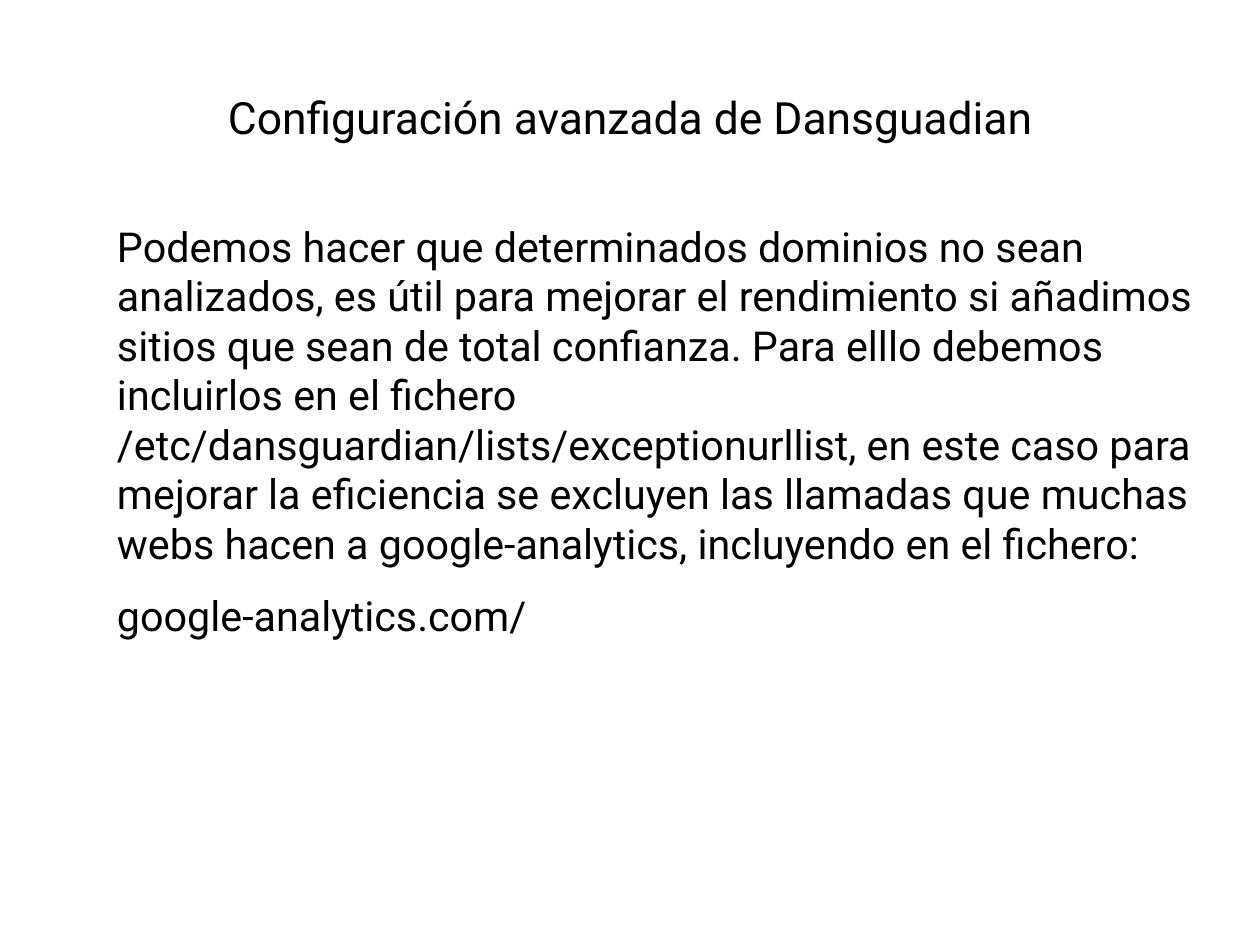
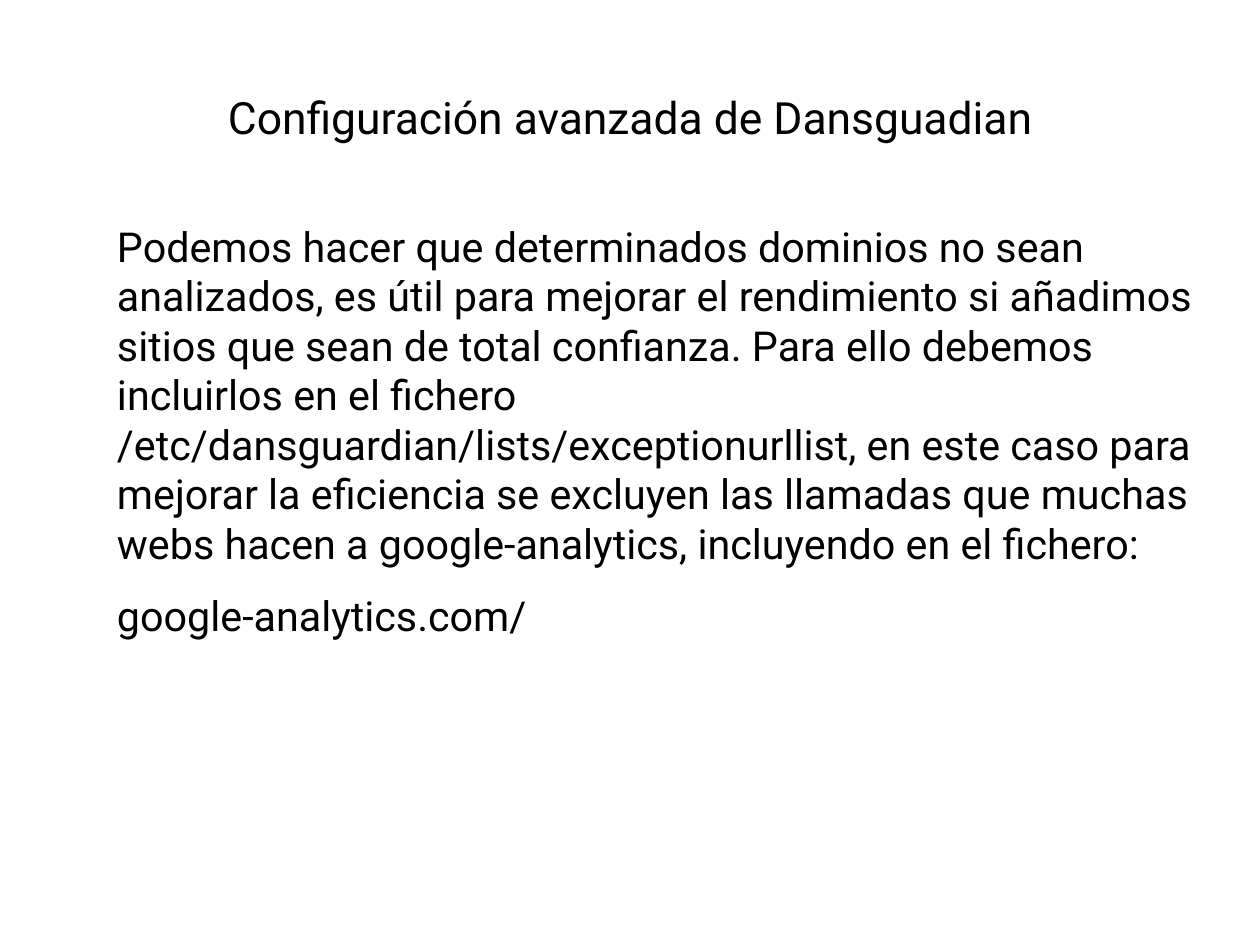
Before and after one commit to robertord/Ecoraee, a slide deck: slide 91 of Presentaciones/PresentacionApliance.odp. Drawn at 1260x945 pixels with LibreOffice and Linux fonts; fonts in the diff are those of the drawing; background and template pictures are left out. Boxes give left, top, right and bottom in pixels: in the first picture for what was removed or moved away, otherwise in the second. Text is boxed around its words. In the diff, an @@ line names an element or a change of style, - is before the commit and + after.

```diff
--- a/Presentaciones/PresentacionApliance.odp
+++ b/Presentaciones/PresentacionApliance.odp
@@ text at bbox=[117, 231, 1192, 568]: text changed @@
-Podemos hacer que determinados dominios no sean analizados, es útil para mejorar el rendimiento si añadimos sitios que sean de total confianza. Para elllo debemos incluirlos en el fichero /etc/dansguardian/lists/exceptionurllist, en este caso para mejorar la eficiencia se excluyen las llamadas que muchas webs hacen a google-analytics, incluyendo en el fichero:
+Podemos hacer que determinados dominios no sean analizados, es útil para mejorar el rendimiento si añadimos sitios que sean de total confianza. Para ello debemos incluirlos en el fichero /etc/dansguardian/lists/exceptionurllist, en este caso para mejorar la eficiencia se excluyen las llamadas que muchas webs hacen a google-analytics, incluyendo en el fichero:
```
Also in this commit, not shown: 25 other slides changed.
